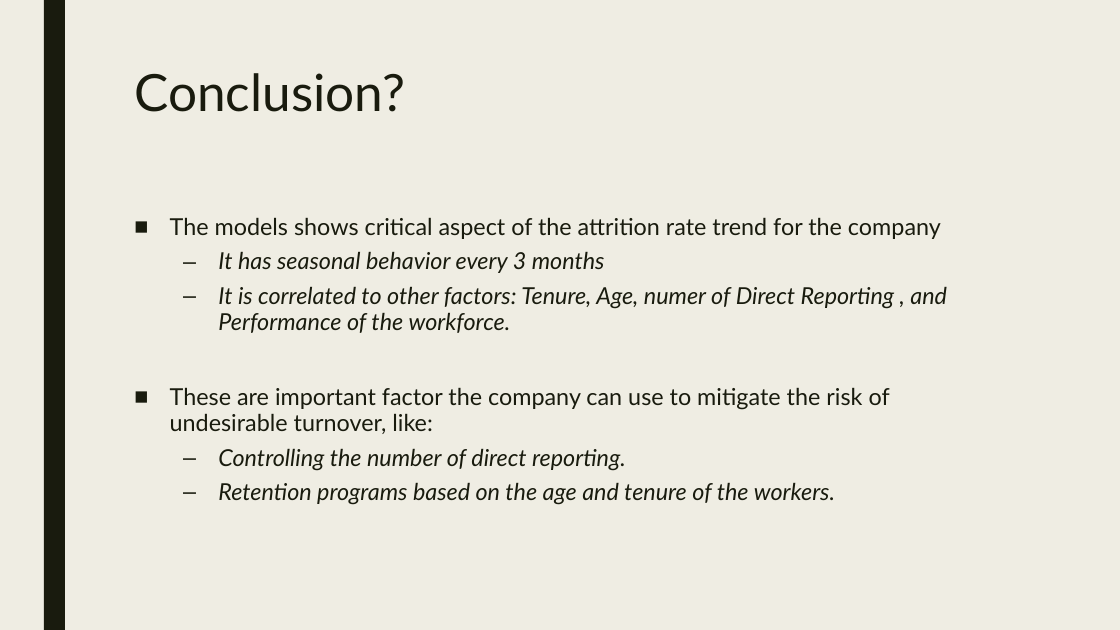
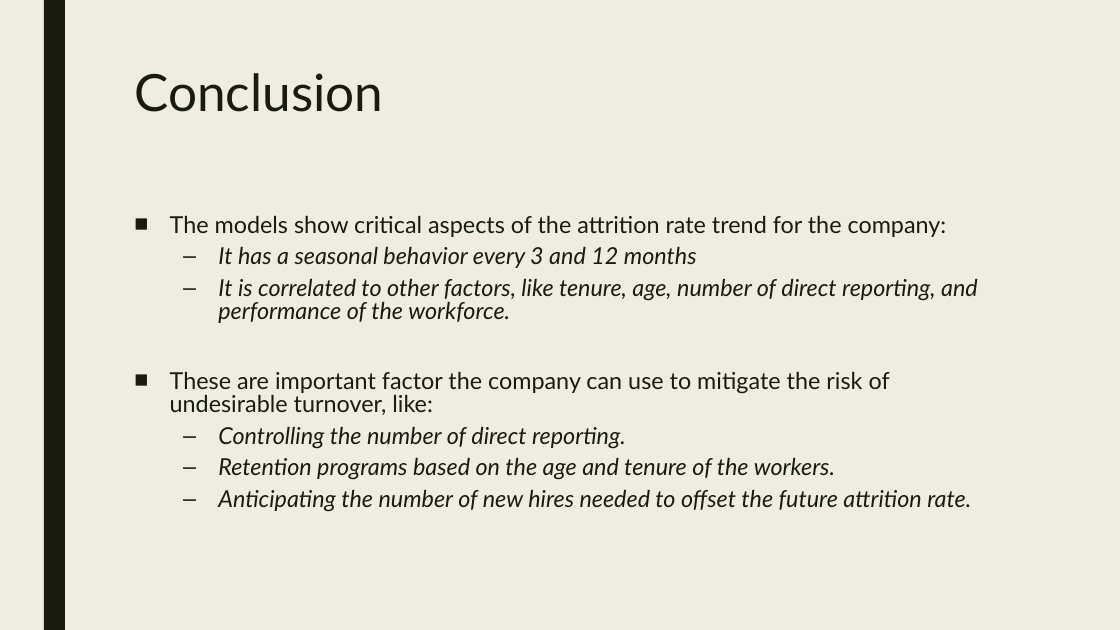
Before and after one commit to maxmoro/TimeSeriesProject, a slide deck: slide 18 of Attrition Analysis Part 2.pptx. Drawn at 1120x630 pixels with LibreOffice and Linux fonts; fonts in the diff are those of the drawing. Boxes give left, top, right and bottom in pixels: in the first picture for what was removed or moved away, otherwise in the second. Text is boxed around its words. In the diff, an @@ line names an element or a change of style, - is before the commit and + after.

```diff
--- a/Attrition Analysis Part 2.pptx
+++ b/Attrition Analysis Part 2.pptx
@@ title at [134, 73, 383, 112]: text changed @@
-Conclusion?
+Conclusion
@@ text at [170, 215, 978, 323]: text changed @@
-■ The models shows critical aspect of the attrition rate trend for the company
-  – It has seasonal behavior every 3 months
-  – It is correlated to other factors: Tenure, Age, numer of Direct Reporting , and Performance of the workforce.
+■ The models show critical aspects of the attrition rate trend for the company:
+  – It has a seasonal behavior every 3 and 12 months
+  – It is correlated to other factors, like tenure, age, number of direct reporting, and performance of the workforce.
@@ text at [170, 371, 890, 480]: line spacing 0.94 to 0.84 @@
@@ text at [218, 489, 971, 512]: paragraph added @@
+  – Anticipating the number of new hires needed to offset the future attrition rate.
```
Also in this commit, not shown: 15 other slides changed, 2 other files.
